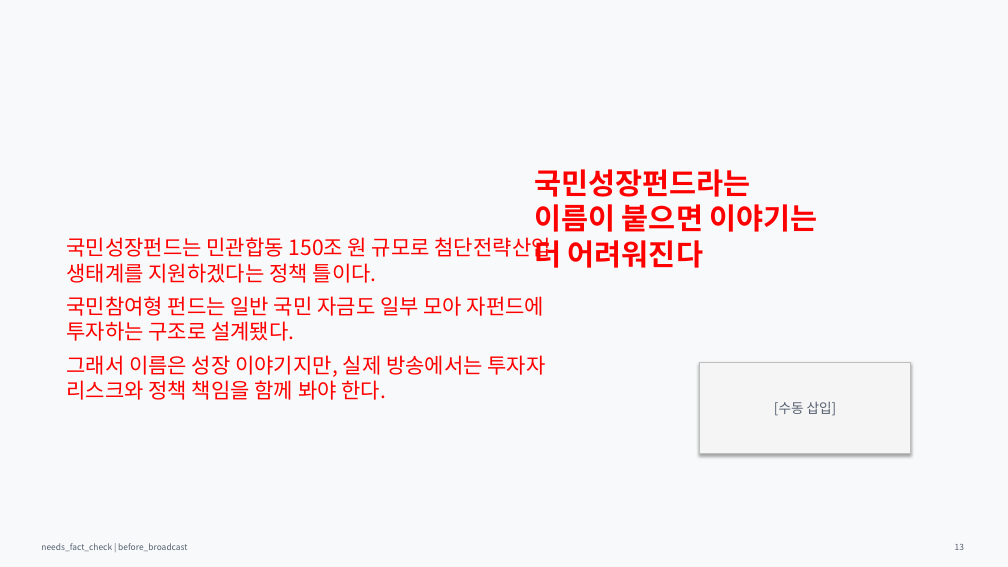
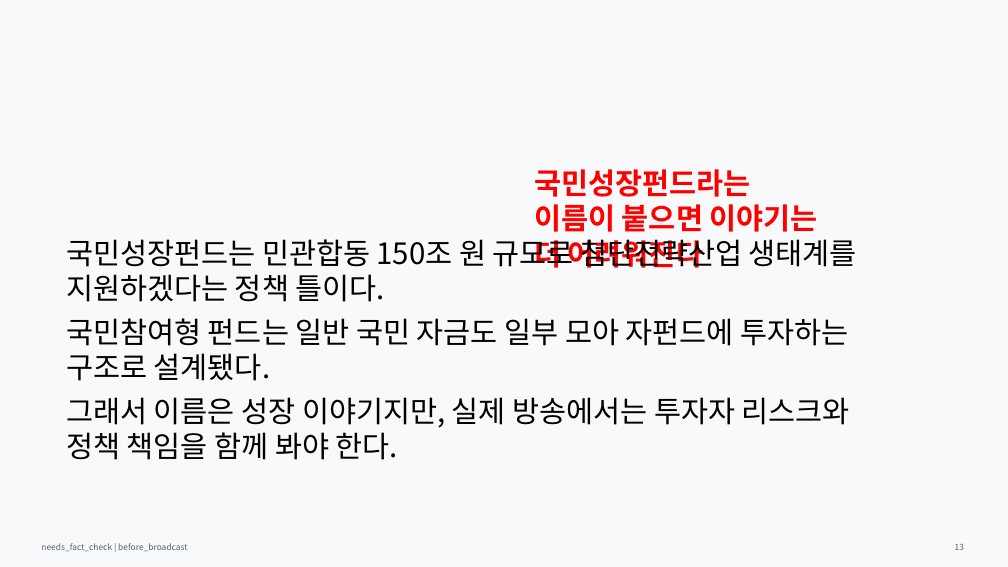
Before and after one commit to Rlearnchan/luddite, a slide deck: slide 13 of outputs/pptx/productive_finance_policy_styled_draft.pptx. Drawn at 1008x567 pixels with LibreOffice and Linux fonts; fonts in the diff are those of the drawing. Boxes give left, top, right and bottom in pixels: in the first picture for what was removed or moved away, otherwise in the second. Text is boxed around its words. In the diff, an @@ line names an element or a change of style, - is before the commit and + after.

```diff
--- a/outputs/pptx/productive_finance_policy_styled_draft.pptx
+++ b/outputs/pptx/productive_finance_policy_styled_draft.pptx
@@ text "국민성장펀드는 민관합동 150조 원 규모로 ..." at <box>66,239,857,460</box>: size 20 to 28 pt, text colour #FF0000 to #000000 @@
@@ rectangle removed at <box>699,363,911,454</box> @@
-[수동 삽입]
```
Also in this commit, not shown: 20 other slides changed, 8 other files.
